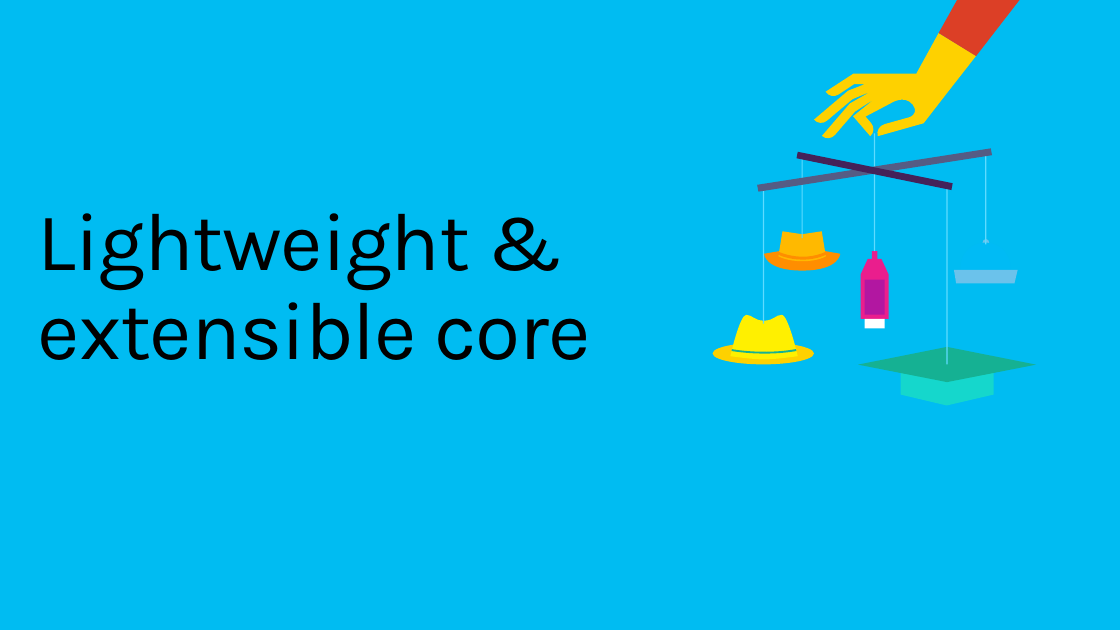
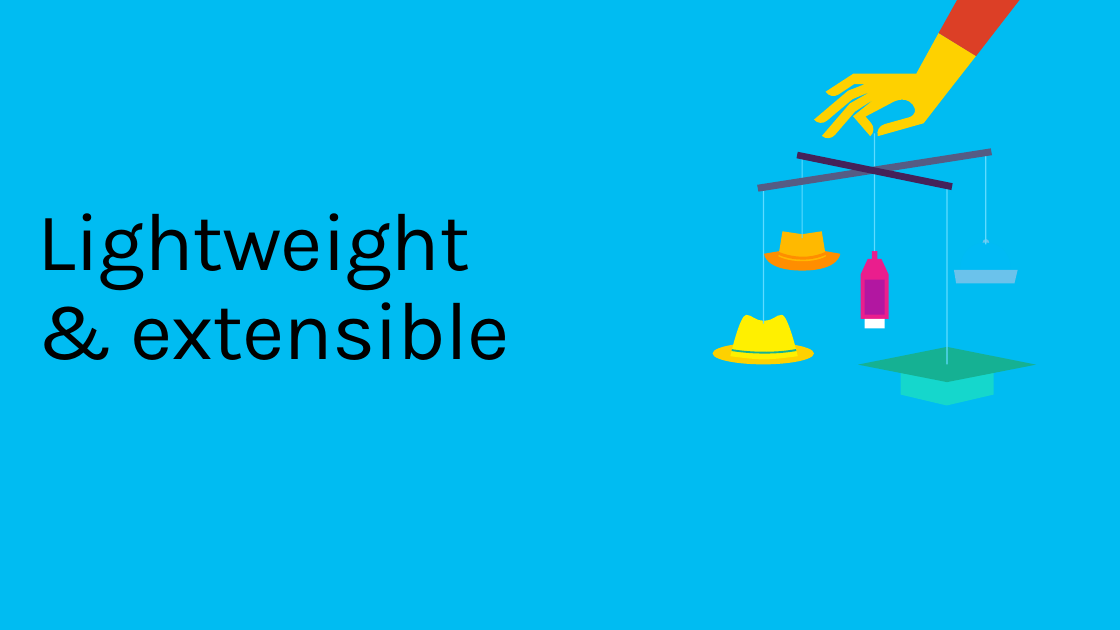
Before and after one commit to rowanmiller/Demo-EFCore, a slide deck: slide 15 of SlideDeck.pptx (slide 12 before the commit). Drawn at 1120x630 pixels with LibreOffice and Linux fonts; fonts in the diff are those of the drawing. Boxes give left, top, right and bottom in pixels: in the first picture for what was removed or moved away, otherwise in the second. Text is boxed around its words. In the diff, an @@ line names an element or a change of style, - is before the commit and + after.

```diff
--- a/SlideDeck.pptx
+++ b/SlideDeck.pptx
@@ title at [38, 213, 509, 360]: text changed @@
-Lightweight &
-extensible core
+Lightweight
+& extensible
```
Also in this commit, not shown: 9 other slides changed, 6 slides added, 1 slide removed, 1 other file.
